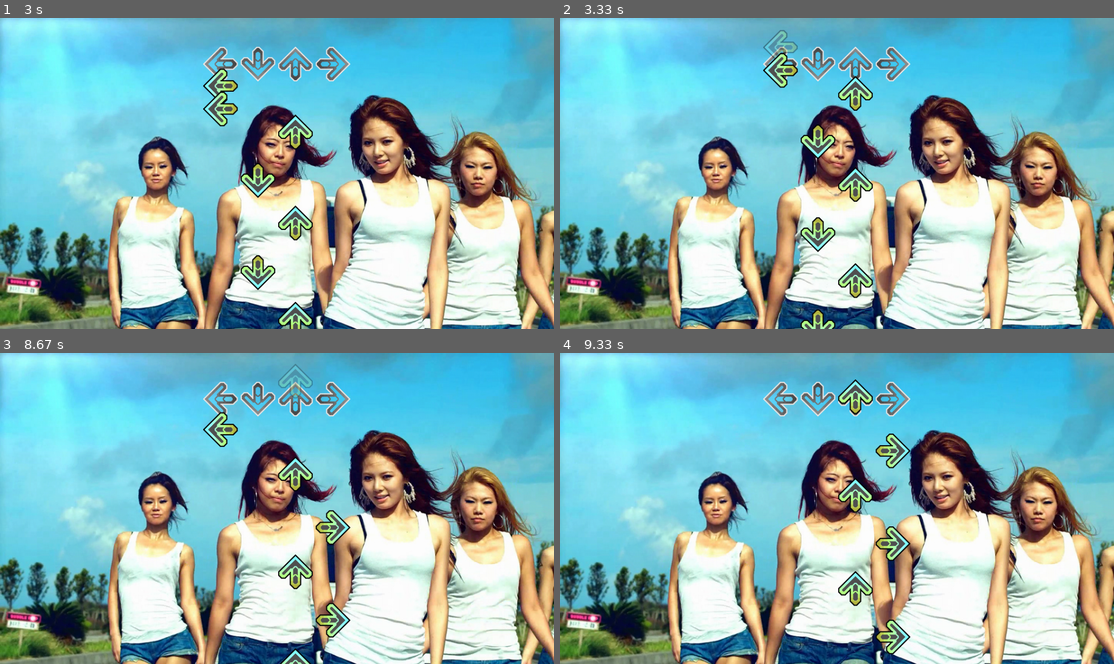
Above: before the commit, frames 1-4 (two rows, left to right).
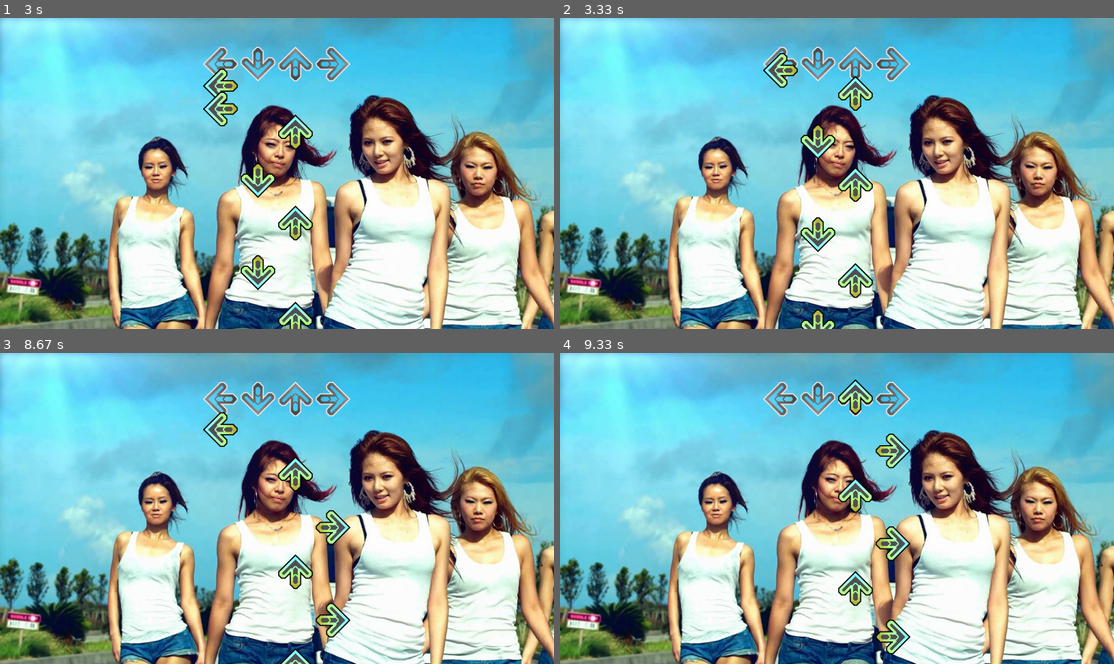
Above: after the commit, the same moments.

Repository: truonger/BubblePop
Game: pygame game, started from BubblePop.py
Two runs of this game, one before a commit and one after it. Both use one fixed random seed, a clock stepped at 60 frames per second and the inputs below.
Inputs:
- Up to frame 1 (3 s): tap J at 0.33 s
- Up to frame 2 (3.33 s): tap J at 3.17 s
- Up to frame 3 (8.67 s): tap K at 4.5 s
- Up to frame 4 (9.33 s): no input

Frame 1 is identical in both runs. In frame 2, 0.3% of the frame differs, in the area x 36-43%, y 3-16%; in frame 3, 0.3%; in frame 4, nothing differs.

Commit message:
Hit testing

Diff:
--- a/BubblePop.py
+++ b/BubblePop.py
@@ -12,7 +12,8 @@
 		10/31/13 - 11:30 pm -  3:30 am (4 hrs)
 		11/01/13 - 12:00 pm -  8:00 pm (8 hrs)
 		11/02/13 -  8:00 am - 10:30 am (2.5 hrs)
-		11/02/13 -  1:00 pm -  4:00 pm (3 hrs)
+		11/02/13 -  1:00 pm -  4:30 pm (3.5 hrs)
+		11/02/13 -  6:30 pm -     ? pm
 """
 
 #----------------------------------------------------------
@@ -26,6 +27,7 @@
 		All tweens are linear interpolations (no easing).
 	"""
 	context = None
+	data = None
 	pos = None
 	imgObj = []
 	curImg = None
@@ -54,7 +56,11 @@
 	ACTION_ALPHA_TARGET = "alpha_target"	# target alpha
 	ACTION_ALPHA_ORIGIN = "alpha_origin"	# origin alpha (defaults to current)
 
-	def __init__(self, context, pos, imgObj, curImg):
+	# CALLBACK
+	ACTION_CALLBACK = "callback"			# callback action
+	ACTION_CALLBACK_FUNCTION = "cb_func"	# callback function
+
+	def __init__(self, context, data, pos, imgObj, curImg):
 		"""
 			init() method
 
@@ -63,6 +69,7 @@
 			current img frame.
 		"""
 		self.context = context
+		self.data = data
 		self.pos = pos
 		self.imgObj = imgObj
 		self.curImg = curImg
@@ -133,6 +140,9 @@
 			self.imgObj[self.curImg] = self.imgObj[self.curImg].copy()
 			delta = (action[self.ACTION_ALPHA_TARGET] - action[self.ACTION_ALPHA_ORIGIN]) * percElapsed
 			self.alpha = max(min(action[self.ACTION_ALPHA_ORIGIN] + delta, 255), 0)
+		elif action[self.ACTION_IDENTIFIER] == self.ACTION_CALLBACK:
+			if self.ACTION_CALLBACK_FUNCTION in action.keys():
+				action[self.ACTION_CALLBACK_FUNCTION](self)
 		elif action[self.ACTION_IDENTIFIER] == self.ACTION_TERMINATE:
 			self.terminated = True
 			if self.ACTION_TERMINATE_DELEGATE in action.keys():
@@ -269,7 +279,6 @@
 	sprites = []
 	keystrokes = []
 	arrows = []
-	spawned = []
 	arrowType = 0
 
 	KEYS = [K_j, K_k, K_i, K_l]		# Using ijkl as the keypad (bigger keys, easier to press)
@@ -288,6 +297,8 @@
 	ARROW_TIMING_KEY_KEY = 'key'	# Dictionary key
 	ARROW_TIME_BOTTOM_TO_TOP = 3	# Time for arrow to go from bottom of screen to top
 	ARROW_FADE_TIME = 0.2			# Time to fade arrow to 0 alpha after past hit zone
+
+	HIT_THRESHOLDS = [0.05, 0.1, 0.15 ]		# Hit thresholds for scoring
 
 	#--- RECORDING MODE ---#
 	RECORDING_MODE = False
@@ -326,7 +337,6 @@
 				arrow[self.ARROW_TIMING_KEY_KEY] = int(arrow[self.ARROW_TIMING_KEY_KEY])
 				self.arrows.append(arrow)
 
-
 		# Load the images
 		self.imgBG = pygame.image.load('bg_gameplay.jpg').convert()
 
@@ -347,6 +357,10 @@
 
 		self.keystrokes = []
 		self.context['timeLevelStart'] = time.time()
+
+	def arrowMissDelegate(self, sprite):
+		self.sprites.remove(sprite)
+		# TODO - Play a flasher of some sort
 
 	def spawnArrows(self):
 		imgHeight = self.IMG_ARROW_SIZE['height']
@@ -369,6 +383,7 @@
 				startY = windowHeight - (pixelsPerSecond * timeAdjustment)
 				arrowSprite = BPSprite(
 					self.context,
+					arrow,
 					(colPosX, startY),
 					self.imgArrows[self.arrowType][curKey], 0)
 				arrowSprite.queueAction(	# Animate past top of screen
@@ -385,6 +400,13 @@
 						BPSprite.ACTION_DURATION:self.ARROW_FADE_TIME,
 						BPSprite.ACTION_BLEND:True
 					})
+				arrowSprite.queueAction(	# Callback to controller on miss
+					{
+						BPSprite.ACTION_IDENTIFIER:BPSprite.ACTION_CALLBACK,
+						BPSprite.ACTION_CALLBACK_FUNCTION:self.arrowMissDelegate,
+						BPSprite.ACTION_START_TIME:time.time() + timeToHitZone + self.HIT_THRESHOLDS[2],
+						BPSprite.ACTION_BLEND:True
+					})
 				arrowSprite.queueAction(	# Terminate
 					{
 						BPSprite.ACTION_IDENTIFIER:BPSprite.ACTION_TERMINATE,
@@ -392,7 +414,6 @@
 						BPSprite.ACTION_START_TIME:time.time() + duration
 					})
 				self.sprites.append(arrowSprite)
-				self.spawned.append(arrow)
 			else:
 				unspawned.append(arrow)
 		self.arrows = unspawned
@@ -411,12 +432,23 @@
 			self.drawSprites()
 		self.drawHUD()
 
+	def getKeyIndex(self, event):
+		if (event.type == KEYDOWN or event.type == KEYUP) and event.key in self.KEYS:
+			return self.KEYS.index(event.key)
+		return -1
+
 	def recordKeys(self, event):
 		if self.RECORDING_MODE == False: return
-		if event.type not in (KEYDOWN, KEYUP): return
-
-		if event.key in self.KEYS:
-			keyIndex = self.KEYS.index(event.key)
+
+		if event.key == self.KEY_QUIT_RECORDING:
+			with open(self.ARROW_TIMING_FILE, 'w') as f:
+				for keystroke in self.keystrokes:
+					f.write('{0}\t{1}\t{2}\n'.format(
+						keystroke[self.ARROW_TIMING_KEY_DOWN], keystroke[self.ARROW_TIMING_KEY_UP], keystroke[self.ARROW_TIMING_KEY_KEY]))
+			return
+
+		keyIndex = self.getKeyIndex(event)
+		if keyIndex >= 0:
 			eventTime = time.time() - self.context['timeLevelStart']
 			if event.type == KEYDOWN:
 				self.keystrokes.append(
@@ -428,14 +460,26 @@
 				for keystroke in self.keystrokes:
 					if keystroke[self.ARROW_TIMING_KEY_KEY] == keyIndex and self.ARROW_TIMING_KEY_UP not in keystroke.keys():
 						keystroke[self.ARROW_TIMING_KEY_UP] = eventTime
-		elif event.key == self.KEY_QUIT_RECORDING:
-			with open(self.ARROW_TIMING_FILE, 'w') as f:
-				for keystroke in self.keystrokes:
-					f.write('{0}\t{1}\t{2}\n'.format(
-						keystroke[self.ARROW_TIMING_KEY_DOWN], keystroke[self.ARROW_TIMING_KEY_UP], keystroke[self.ARROW_TIMING_KEY_KEY]))
 
 	def handleEvent(self, event):
 		self.recordKeys(event)
+		curLevelTime = time.time() - self.context['timeLevelStart']
+		keyIndex = self.getKeyIndex(event)
+		if event.type == KEYDOWN and keyIndex >= 0 and len(self.sprites) > 0:
+			arrowData = self.sprites[0].data
+			hit = False
+			if arrowData[self.ARROW_TIMING_KEY_KEY] == keyIndex:
+				for threshold in self.HIT_THRESHOLDS:
+					if abs(arrowData[self.ARROW_TIMING_KEY_DOWN] - curLevelTime) <= threshold:
+						print("HIT ", str(threshold))
+						hit = True
+						self.sprites.pop(0)
+						break
+			if hit == False:
+				# miss
+				print("MISS!")
+				pass
+
 
 #----------------------------------------------------------
 # BPGame class
@@ -492,7 +536,7 @@
 	bpContext['windowSize'] = { 'width':960, 'height':540 }
 	bpContext['musicFile'] = 'bubble_pop.wav'
 	bpContext['title'] = 'Bubble Pop!'
-	bpContext['musicEnabled'] = False
+	bpContext['musicEnabled'] = True
 
 	bpContext['clockFPS'] = pygame.time.Clock()
 	bpContext['surfDisp'] = pygame.display.set_mode((bpContext['windowSize']['width'], bpContext['windowSize']['height']))
